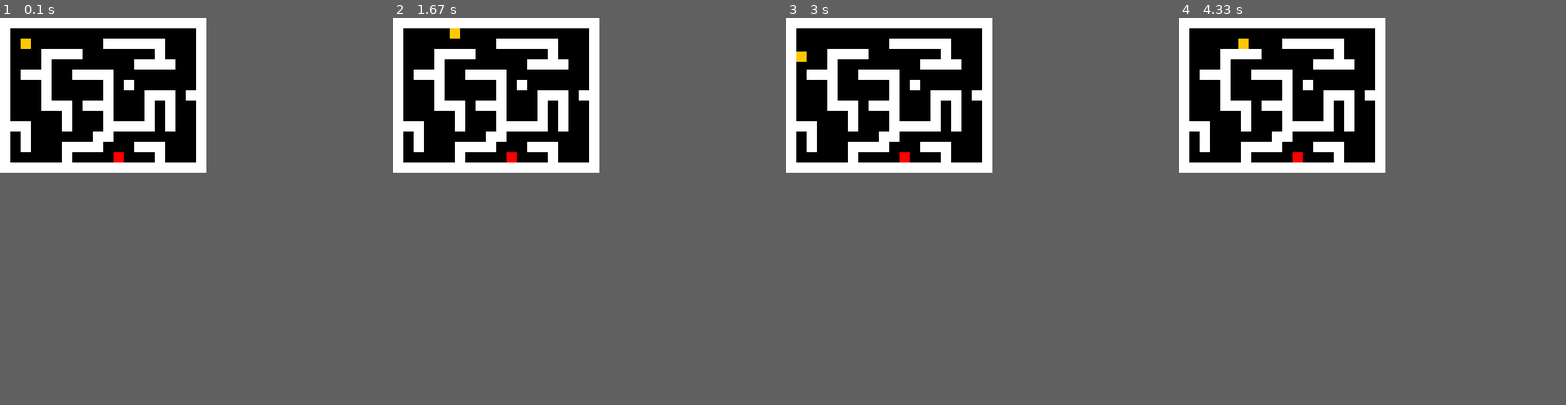
Above: before the commit, frames 1-4 (left to right).
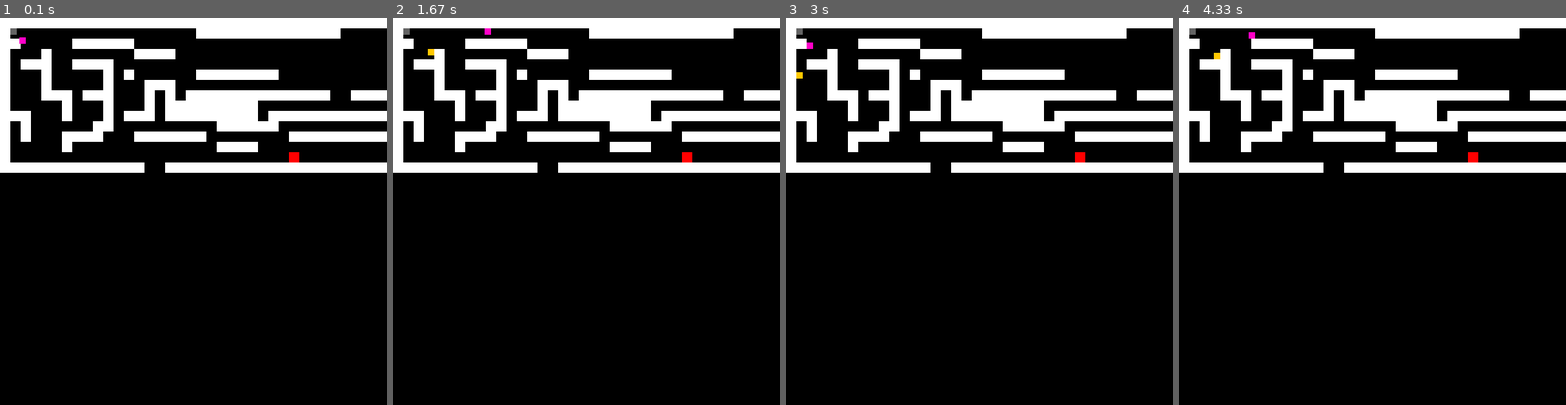
Above: after the commit, the same moments.

Repository: latuszek-piotr/gimnazjum-pygame
Game: pygame game, started from trening_kolizji.py
Same seed, same stepped clock (60 frames per second), same inputs: the game is played once before the commit and once after it. The source is Python 2; it was converted automatically to run under Python 3.
Inputs:
- Up to frame 1 (0.1 s): no input
- Up to frame 2 (1.67 s): hold D 0.33-0.8 s; hold W 0.83-1.13 s; hold Up 0.83-1.13 s; hold D 1.17-1.63 s; hold Right 1.17-1.63 s
- Up to frame 3 (3 s): hold A 1.67-2.2 s; hold Left 1.67-2.2 s; hold S 2.23-2.53 s; hold Down 2.23-2.53 s; hold A 2.57-2.97 s; hold Left 2.57-2.97 s
- Up to frame 4 (4.33 s): hold W 3-3.37 s; hold Up 3-3.37 s; hold D 3.4-4.03 s; hold Right 3.4-4.03 s; hold S from 4.07 s (still down); hold Down from 4.07 s (still down)
In our replay, the window is 320x240 before the commit and 600x600 after it. These sizes can differ from the game's own. Grey fills any space a smaller window leaves; there, only what the larger window draws over its background counts as a difference.

The runs differ from the first frame. In frame 1, 14% of the frame differs, in the area x 2-100%, y 0-40%; in frame 2, 14%; in frame 3, 14%; in frame 4, 14%.

Commit message:
po treningu kolizji + plan pierwotnej gry

Diff:
--- a/examples/petlewiktor.py
+++ b/examples/petlewiktor.py
@@ -1,5 +1,5 @@
 zwierzenta_miesozerne = ['lew', 'krokodyl', 'sep', 'waz', 'wilk' ]
-zwierzentaaa_roslinozerne = ['krowa', 'krolik', 'ptak', 'zyrafa', 'papuga']
+zwierzentaaa_roslinozerne = ['krowa', 'krolik', 'zebra', 'zyrafa', 'papuga']
 print zwierzenta_miesozerne
 print zwierzentaaa_roslinozerne
 zwierzenta = zwierzenta_miesozerne + zwierzentaaa_roslinozerne
--- a/fabula/fabula.txt
+++ b/fabula/fabula.txt
@@ -12,7 +12,8 @@
 :
 Wielkie imperator zla tworzy zlo .zlo niszczy szkole . my herosi nieznani
 Koniec wielkie zlo lub sumaryczne
-mozna dodac jakies epickie muzyczki (http://ulub.pl/MC3arENsk8/bonnie-tyler-holding-out-for-a-hero) do koncowej walki
+mozna dodac jakies epickie muzyczki (http://ulub.pl/MC3arENsk8/bonnie-tyler-holding-out-for-a-hero)
+-Two Steps from Hell - Heart of Courage do koncowej walki
 
 
 
@@ -55,6 +56,7 @@
 
 
 
+
 Trudniejsze zagadnienia
 Jakieś minigry?
 gra 3d lub 2d ?
--- a/trening_kolizji.py
+++ b/trening_kolizji.py
@@ -6,11 +6,11 @@
 class Player(object):
 
     def __init__(self):
-        self.rect = pygame.Rect(32, 32, 16, 16)
+        self.rect = pygame.Rect(30, 30, 10, 10)
 
     def move(self, dx, dy):
 
-        # Move each axis separately. Note that this checks for collisions both times.
+        # Move each axis separately. Note that tddddddhis checks for collisions both times.
         if dx != 0:
             self.move_single_axis(dx, 0)
         if dy != 0:
@@ -47,29 +47,38 @@
 
 # Set up the display
 pygame.display.set_caption("Get to the red square!")
-screen = pygame.display.set_mode((320, 240))
+screen = pygame.display.set_mode((600, 600))
 
 clock = pygame.time.Clock()
 walls = [] # List to hold the walls
 player = Player() # Create the player
-
+player1 = Player() # Create the player
+player2 = Player() # Create the player
+player3 = Player() # Create the player
 # Holds the level layout in a list of strings.
 level = [
-"WWWWWWWWWWWWWWWWWWWW",
-"W                  W",
-"W         WWWWWW   W",
-"W   WWWW       W   W",
-"W   W        WWWW  W",
-"W WWW  WWWW        W",
-"W   W     W W      W",
-"W   W     W   WWW WW",
-"W   WWW WWW   W W  W",
-"W     W   W   W W  W",
-"WWW   W   WWWWW W  W",
-"W W      WW        W",
-"W W   WWWW   WWW   W",
-"W     W    E   W   W",
-"WWWWWWWWWWWWWWWWWWWW",
+"WWWWWWWWWWWWWWWWWWWWWWWWWWWWWWWWWWWWWWWWWWWWWWWWWWWWWWW",
+"W                  WWWWWWWWWWWWWW             WWWWWWWWWW",
+"WW     WWWWWW                                 WWWWWWWWWW"
+"W   WWWW       WWWWWWWWWWWWWWWWWWWWW WWWWWWWWWWWWWWWWWWW",
+"W   W        WWWW                             WWWWWWWWWW",
+"W WWW  WWWW                                   WWWWWWWWWW",
+"W   W     W W      WWWWWWWW                           W",
+"W   W     W   WWW                            WWWWWWW  W",
+"W   WWW WWW   W W WWWWWWWWWWWWWW  WWWWW  WWWWWWWWWWW  W",
+"W     W   W   W WWWWWWWWW                             W",
+"WWW   W   W WWW WWWWWWWWW WWWWWWWWWWWWWWWW WWWWWWWW   W",
+"W W      WW          WWWWWW                    WWWW   W",
+"W W   WWWW   WWWWWWW        WWWWWWWWWWWWWW WWWWWWWW   WW",
+"W     W              WWWW                       WWWW  WW",
+"W                           E                         W",
+"WWWWWWWWWWWWWW  WWWWWWWWWWWWWWWWWWWWWWWWWWWWWWWWWWWWWWWW",
+
+
+
+
+
+
 ]
 
 # Parse the level string above. W = wall, E = exit
@@ -106,14 +115,36 @@
     if key[pygame.K_DOWN]:
         player.move(0, 2)
 
+    if key[pygame.K_a]:
+        player1.move(-2, 0)
+    if key[pygame.K_d]:
+        player1.move(2, 0)
+    if key[pygame.K_w]:
+        player1.move(0, -2)
+    if key[pygame.K_s]:
+        player1.move(0, 2)
+    mouse_x, mouse_y = pygame.mouse.get_pos()
+    (player2_x, player2_y) = player2.rect.center
+    dx = mouse_x - player2_x
+    dy = mouse_y - player2_y
+    player2.move(dx, dy)
+
     # Just added this to make it slightly fun ;)
     if player.rect.colliderect(end_rect):
-        raise SystemExit, "You win!"
+        raise SystemExit, "You win wiktor!"
+    if player1.rect.colliderect(end_rect):
+        raise SystemExit, "You win piotrek!"
 
-    # Draw the scene
+    # Draw the scenea
     screen.fill((0, 0, 0))
     for wall in walls:
         pygame.draw.rect(screen, (255, 255, 255), wall.rect)
     pygame.draw.rect(screen, (255, 0, 0), end_rect)
     pygame.draw.rect(screen, (255, 200, 0), player.rect)
+    pygame.draw.rect(screen, (255, 0, 200), player1.rect)
+    pygame.draw.rect(screen, (100, 100,100 ), player2.rect)
+
+
+
+
     pygame.display.flip()
Not shown, changed: fabula/kolizje
